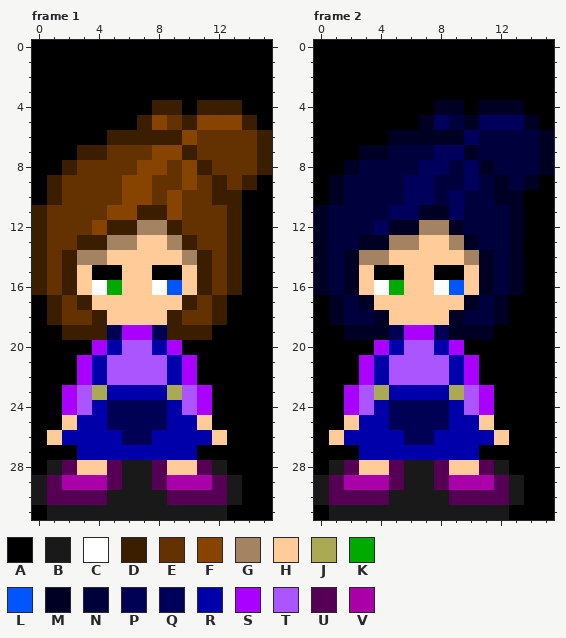
Pixel-art file: Player_Testing.ase. The first picture shows the starting point.
16x32 pixels, 4 frames. Shown: frame 1, frame 2. The commit also changed other frames, which this record leaves out.
Palette (. is transparent): A #000000  B #191919  C #ffffff  D #3b1d00  E #643200  F #874300  G #a48362  H #ffcc99  J #aaaa55  K #00aa00  L #0055ff  M #000024  N #00003d  P #000055  Q #00005c  R #0000aa  S #aa00ff  T #aa55ff  U #550055  V #aa00aa
New version:
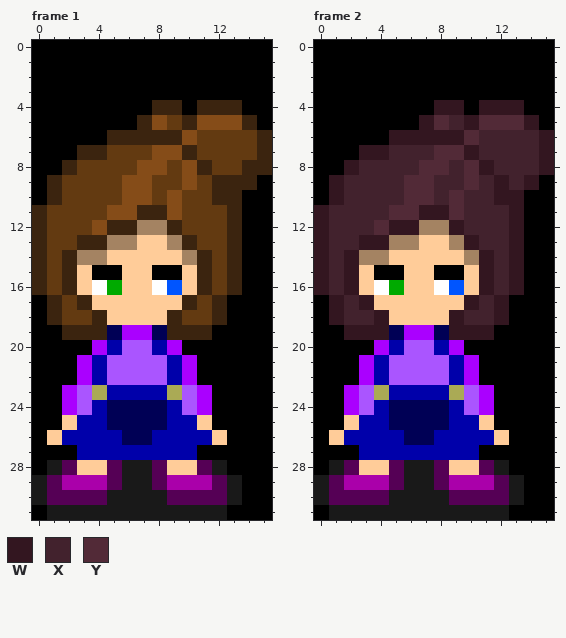
Colours new in this view: W #331620  X #42222d  Y #522a37
Diff:
colour D: #3b1d00 -> #3b240f
colour E: #643200 -> #633a11
colour F: #874300 -> #854c18
Changed rows in their new state; - is a pixel that keeps its letter.
Frame 1, layer "Bun":
first column x 13:
 8 -D
 9 D-
Frame 2, layers "Head", "Bun":
first column x 0:
 4 --------WW-WWW--
 5 -------WYXWYYYW-
 6 -----WWWWWYXXXXW
 7 ---WWXXXYYWXXXXW
 8 --WXXXXYYXYWXXXW
 9 -WXXXXYYXXYXWXW-
10 -WXXXXYYXYXXWW--
11 WXXXXYYWWYXXXW--
12 WXXXYWW--WXXXW--
13 WXXWW-----WXXW--
14 WXW--------WXW--
15 WXW--------WXW--
16 WXW--------WXW--
17 -WXW------WXW---
18 -WXXW----WXXW---
19 --WWW----WWW----
Changed places in both pictures, as pixel boxes (x1, y1, x2, y2):
changed: (32, 100, 272, 340)
changed: (314, 100, 554, 340)
